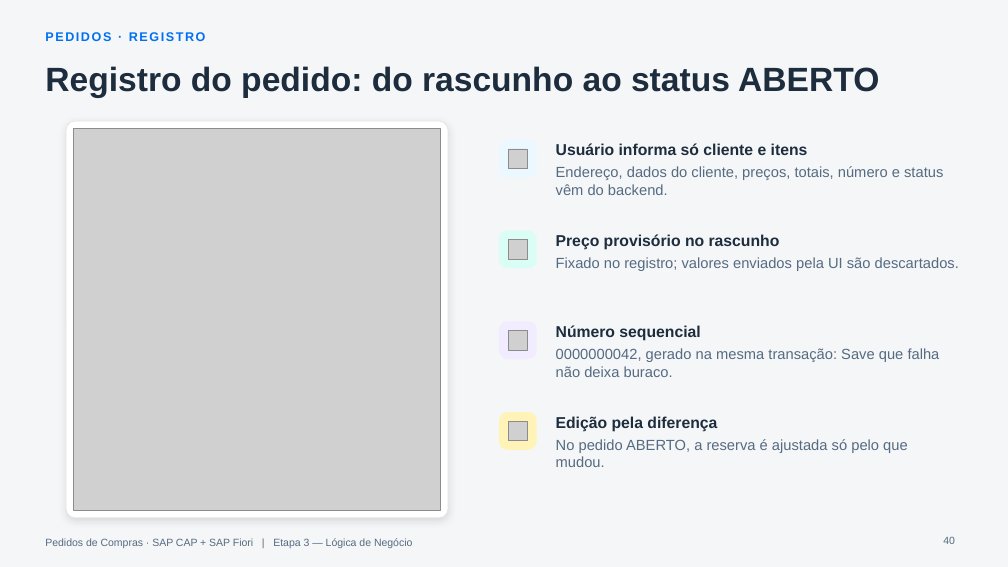
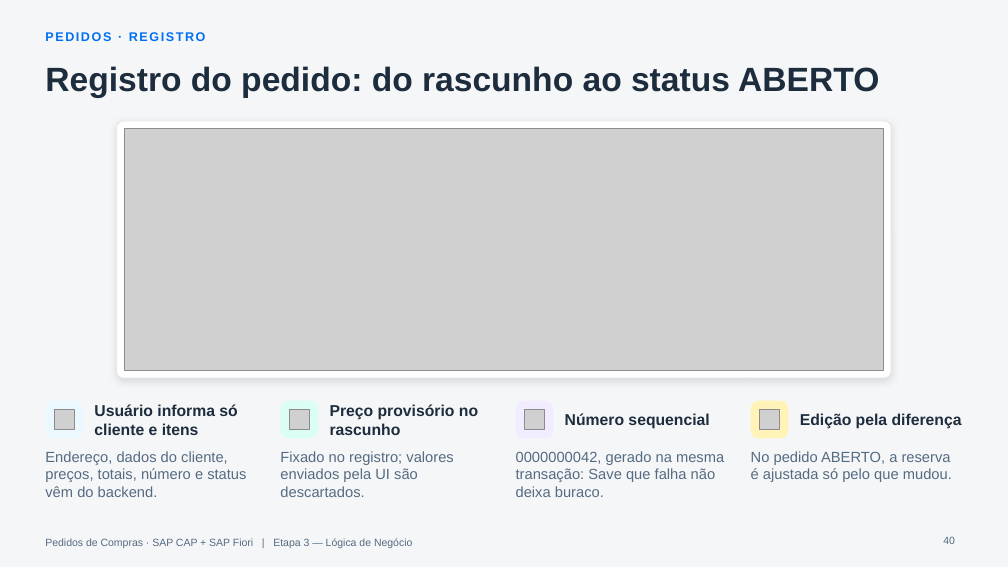
Before and after one commit to AdrianoBispo/sap-cap-nodejs-pedidos-de-compras-app, a slide deck: slide 40 of docs/apresentacoes/03-logica-de-negocio.pptx. Drawn at 1008x567 pixels with LibreOffice and Linux fonts; fonts in the diff are those of the drawing; grey boxes stand for pictures. Boxes give left, top, right and bottom in pixels: in the first picture for what was removed or moved away, otherwise in the second. Text is boxed around its words. In the diff, an @@ line names an element or a change of style, - is before the commit and + after.

```diff
--- a/docs/apresentacoes/03-logica-de-negocio.pptx
+++ b/docs/apresentacoes/03-logica-de-negocio.pptx
@@ rounded rectangle: place and size @@
-rounded rectangle at [66,121,448,518]
+rounded rectangle at [116,121,891,378]
@@ picture: place and size @@
-picture at [73,129,440,510]
+picture at [124,129,883,371]
@@ rounded rectangle: place and size @@
-rounded rectangle at [499,140,537,178]
+rounded rectangle at [45,401,83,439]
@@ picture: place and size @@
-picture at [508,149,528,169]
+picture at [54,410,74,430]
@@ text "Usuário informa só cliente e ..." rewrapped from [556,143,808,155] to [94,404,237,435] @@
@@ rounded rectangle: place and size @@
-rounded rectangle at [499,231,537,268]
+rounded rectangle at [281,401,318,439]
@@ picture: place and size @@
-picture at [508,240,528,259]
+picture at [290,410,309,430]
@@ text "Preço provisório no rascunho" rewrapped from [556,234,780,250] to [330,404,478,435] @@
@@ rounded rectangle: place and size @@
-rounded rectangle at [499,321,537,359]
+rounded rectangle at [516,401,554,439]
@@ picture: place and size @@
-picture at [508,330,528,350]
+picture at [525,410,544,430]
@@ text "Número sequencial": place and size @@
-text "Número sequencial" at [556,325,700,341]
+text "Número sequencial" at [565,413,709,429]
@@ rounded rectangle: place and size @@
-rounded rectangle at [499,412,537,450]
+rounded rectangle at [751,401,789,439]
@@ picture: place and size @@
-picture at [508,421,528,441]
+picture at [760,410,780,430]
@@ text "Edição pela diferença": place and size @@
-text "Edição pela diferença" at [556,416,717,432]
+text "Edição pela diferença" at [800,413,962,429]
@@ text "Endereço, dados do cliente, preços, ..." rewrapped from [556,166,943,195] to [45,451,246,497] @@
@@ text "Fixado no registro; valores enviados ..." rewrapped from [556,257,959,271] to [280,451,453,497] @@
@@ text "0000000042, gerado na mesma transação: ..." rewrapped from [556,348,940,377] to [516,451,724,497] @@
@@ text "No pedido ABERTO, a reserva ..." rewrapped from [556,439,908,467] to [751,451,952,482] @@
```
Also in this commit, not shown: 4 other slides changed, 2 other files.
